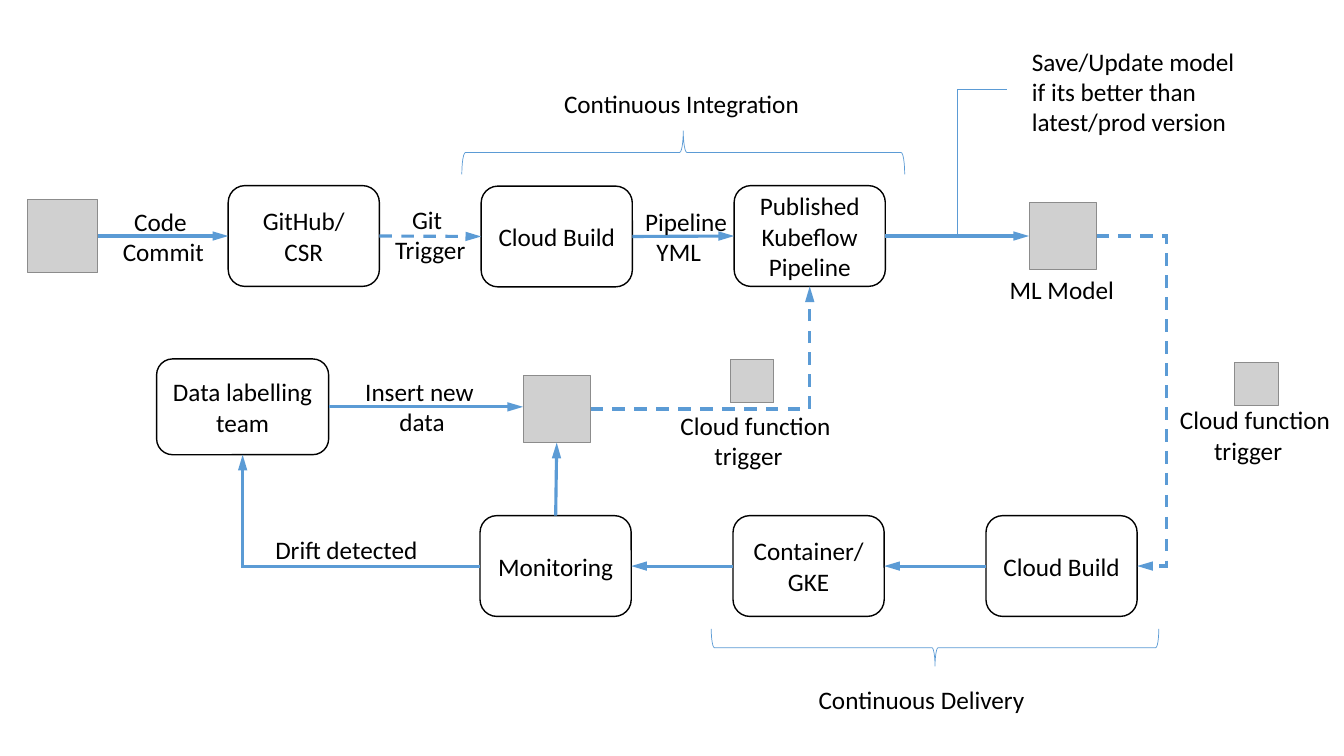
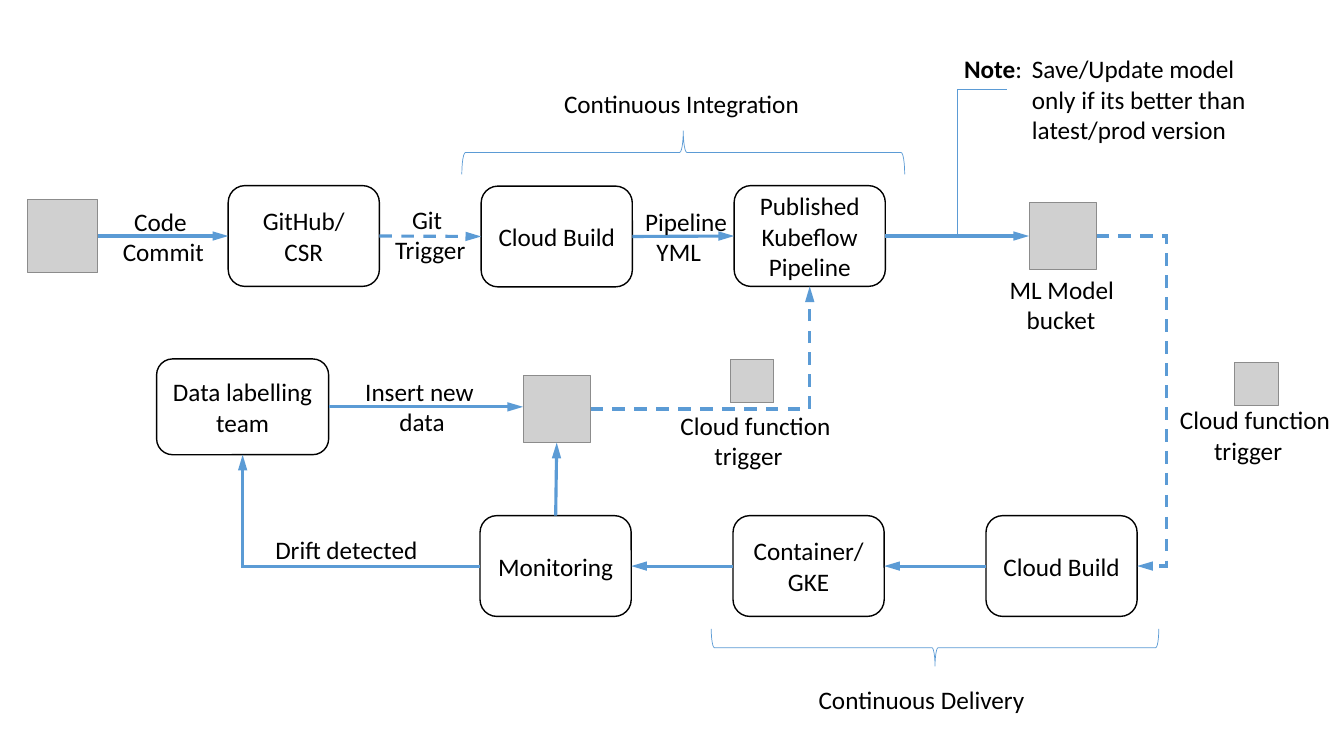
Before and after one commit to vinodswnt306-gcp/mlops, a slide deck: slide 1 of architecture.pptx. Drawn at 1344x756 pixels with LibreOffice and Linux fonts; fonts in the diff are those of the drawing; grey boxes stand for pictures. Boxes give left, top, right and bottom in pixels: in the first picture for what was removed or moved away, otherwise in the second. Text is boxed around its words. In the diff, an @@ line names an element or a change of style, - is before the commit and + after.

```diff
--- a/architecture.pptx
+++ b/architecture.pptx
@@ text added at <box>964,61,1022,79</box>, 18 pt, text #000000, bold @@
+Note:
@@ text at <box>1032,60,1245,143</box>: text changed @@
-Save/Update model if its better than latest/prod version
+Save/Update model only if its better than latest/prod version
@@ text at <box>1027,311,1096,329</box>: paragraph added @@
+bucket
```
Also in this commit, not shown: 4 other files.
